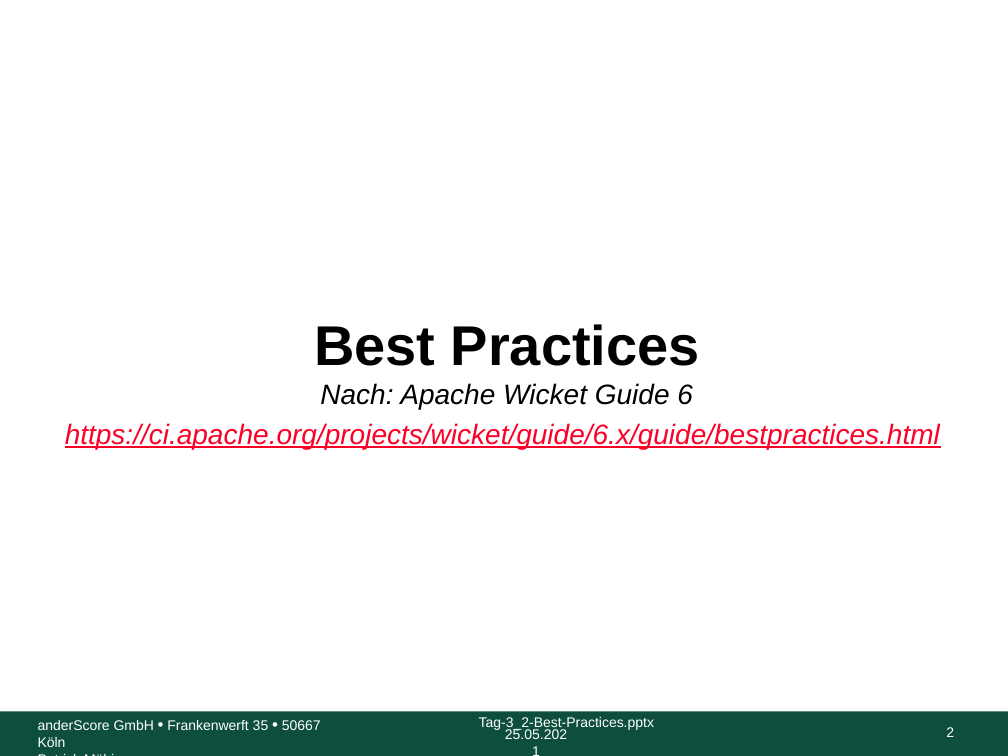
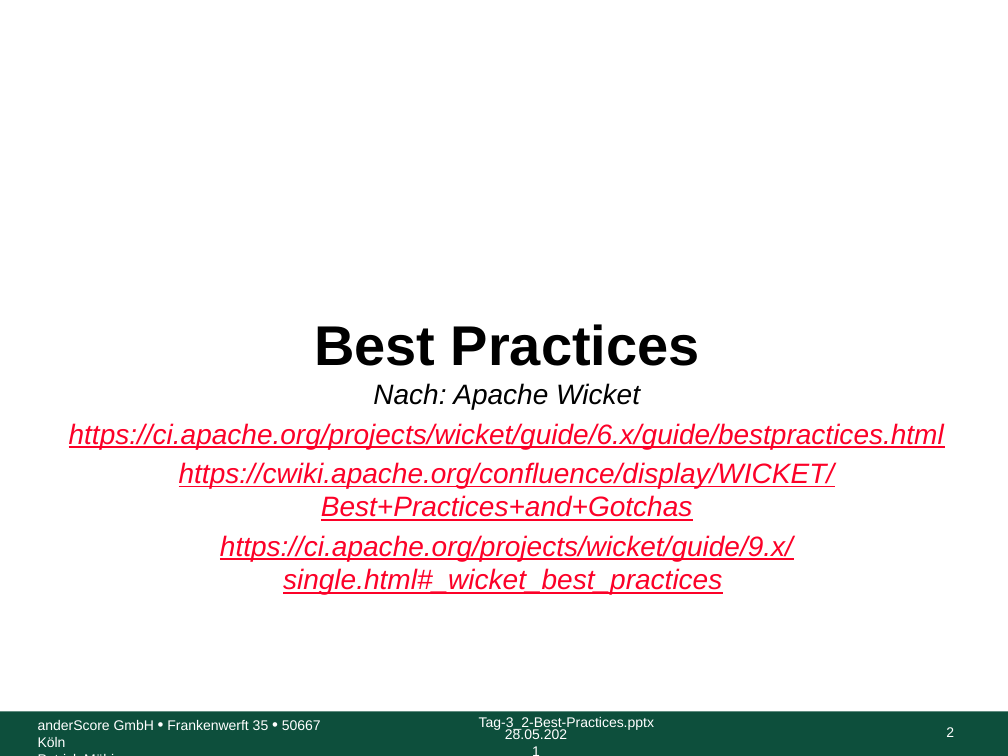
Before and after one commit to anderscore-gmbh/wicket-training, a slide deck: slide 2 of slides/Tag-3_2-Best-Practices.pptx. Drawn at 1008x756 pixels with LibreOffice and Linux fonts; fonts in the diff are those of the drawing; background and template pictures are left out. Boxes give left, top, right and bottom in pixels: in the first picture for what was removed or moved away, otherwise in the second. Text is boxed around its words. In the diff, an @@ line names an element or a change of style, - is before the commit and + after.

Commit message:
Add more references to best practises, updated README

```diff
--- a/slides/Tag-3_2-Best-Practices.pptx
+++ b/slides/Tag-3_2-Best-Practices.pptx
@@ text at [314,324,700,410]: text changed @@
-Best Practices
-Nach: Apache Wicket Guide 6
+Best Practices
+Nach: Apache Wicket
@@ text at [179,462,835,594]: paragraphs added @@
+https://cwiki.apache.org/confluence/display/WICKET/Best+Practices+and+Gotchas
+https://ci.apache.org/projects/wicket/guide/9.x/single.html#_wicket_best_practices
@@ text at [505,729,567,739]: text changed @@
-25.05.2021
+28.05.2021
```
Also in this commit, not shown: 4 other slides changed, 1 other file.
